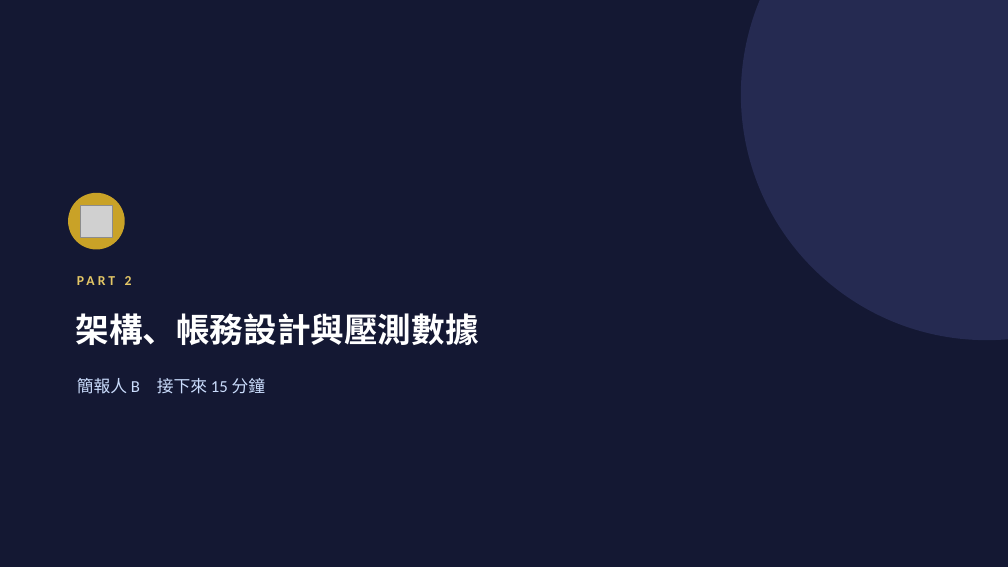
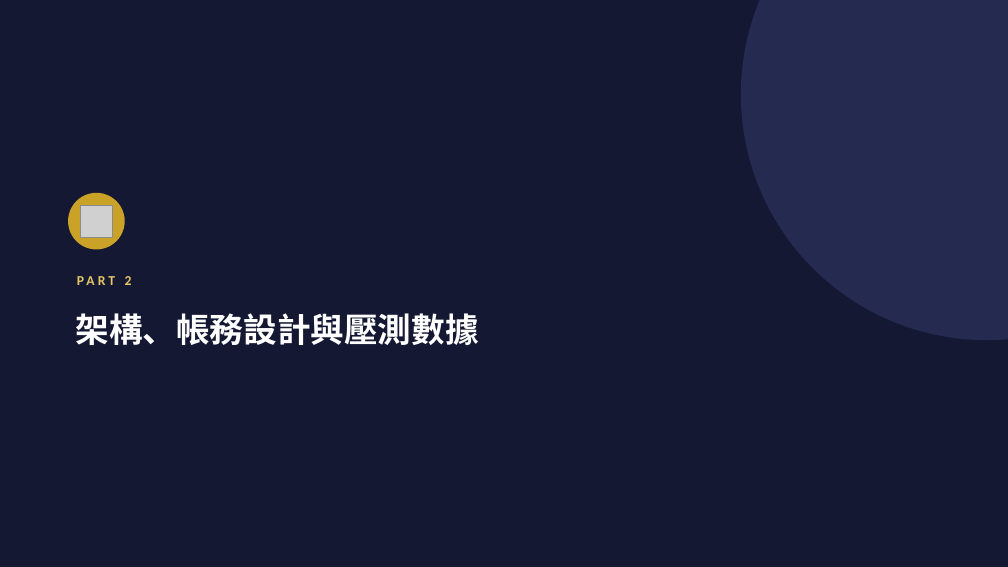
Before and after one commit to opitt2029/Lucky_Star_Casino, a slide deck: slide 8 of docs/report/幸運星幣城-30分鐘簡報-優化版.pptx (slide 7 before the commit). Drawn at 1008x567 pixels with LibreOffice and Linux fonts; fonts in the diff are those of the drawing; grey boxes stand for pictures. Boxes give left, top, right and bottom in pixels: in the first picture for what was removed or moved away, otherwise in the second. Text is boxed around its words. In the diff, an @@ line names an element or a change of style, - is before the commit and + after.

```diff
--- a/docs/report/幸運星幣城-30分鐘簡報-優化版.pptx
+++ b/docs/report/幸運星幣城-30分鐘簡報-優化版.pptx
@@ text removed at (x1=77, y1=378, x2=266, y2=394) @@
-簡報人 B 接下來 15 分鐘
```
Also in this commit, not shown: 13 other slides changed, 4 slides added, 4 other files.
